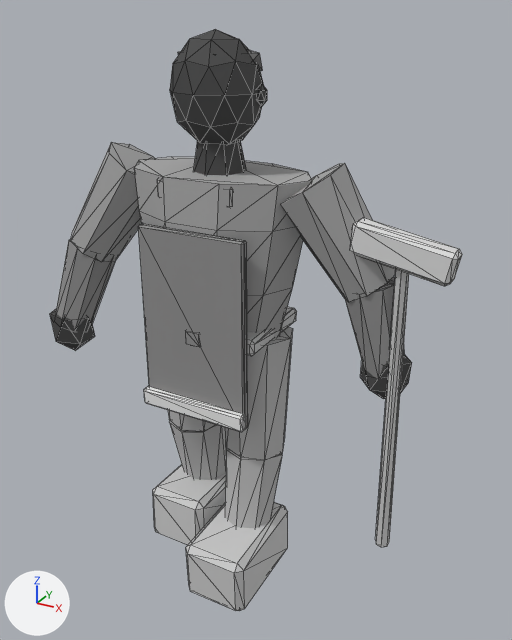
The glTF model assets/exports/npc/npc_laborer_down_r_v01.glb as it was, and as the next commit left it.
Both versions are drawn from a 50 mm lens placed at (1.284, -2.078, 2.087), pointed at (0.14, 0.001, 1.048). Every picture has the same lights, and +X, +Y and +Z are marked at lower left. The picture after the commit comes second. Mesh edges are drawn as thin lines. Vertices at exactly the same position are counted once.

In view in the first picture: 'GEO_npc_laborer_down_r_v01'.
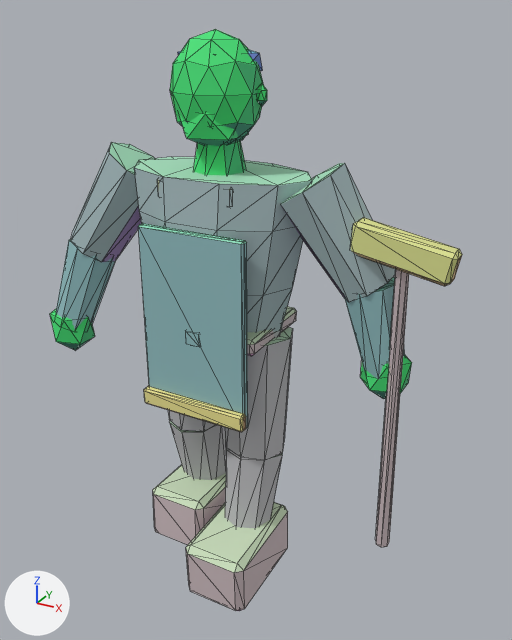
Edits to the scene script, one JSON object a line:
```json
{"block": "me_geo_npc_laborer_down_r_v01", "where": "# used by ob_geo_npc_laborer_down_r_v01; location = (0.0, 0.0, 0.0)"}
{"op": "remove", "block": "me_geo_npc_laborer_down_r_v01", "code": "me_geo_npc_laborer_down_r_v01.from_pydata(...)  # 512 vertices, 920 faces; spans x -0.71..0.85, y -0.36..0.24, z -0.01..2.03"}
{"op": "add", "block": "me_geo_npc_laborer_down_r_v01", "code": "me_geo_npc_laborer_down_r_v01.from_pydata(...)  # 524 vertices, 940 faces; spans x -0.71..0.85, y -0.36..0.24, z -0.01..2.03"}
{"block": "me_geo_npc_laborer_down_r_v01", "change": "me_geo_npc_laborer_down_r_v01 part 1: a new loose piece, an icosphere of 20 faces spanning x -0.12..0.12, y -0.14..0.07, z 1.65..1.83, in mat_mat_npc_indexed"}
{"block": "me_geo_npc_laborer_down_r_v01", "change": "me_geo_npc_laborer_down_r_v01 part 2: 920 kept faces spanning x -0.71..0.85, y -0.36..0.24, z -0.01..2.03 get new vertex colours"}
```

Changed parts and their boxes [x1, y1, x2, y2] in the pictures (512 x 640 px):
```json
{"part": 1, "of": "me_geo_npc_laborer_down_r_v01", "change": "added", "after": [179, 113, 249, 146], "on screen": "green"}
{"part": 2, "of": "me_geo_npc_laborer_down_r_v01", "change": "recoloured", "before": [50, 29, 462, 611], "after": [50, 29, 462, 611]}
```
